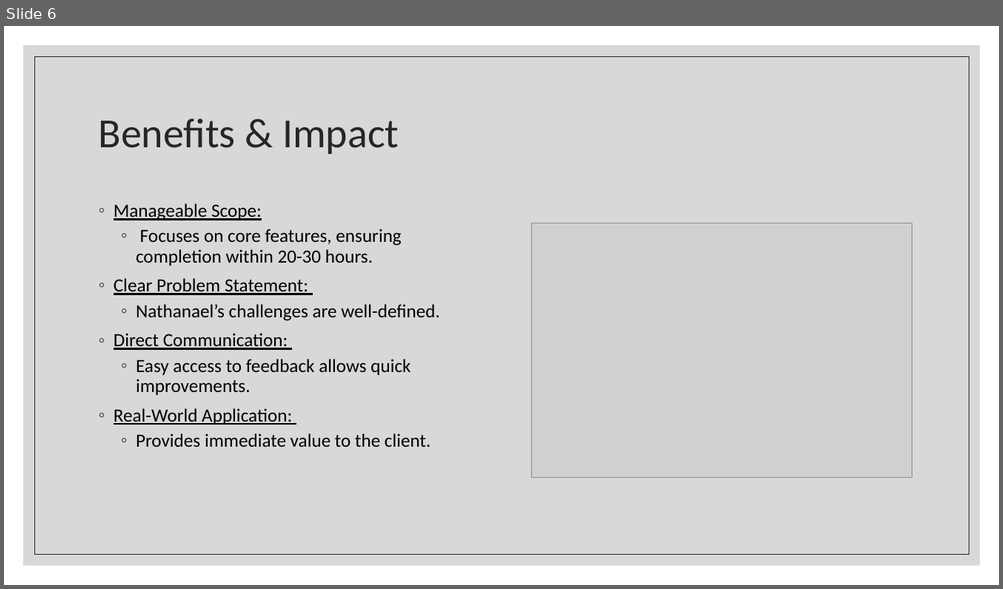
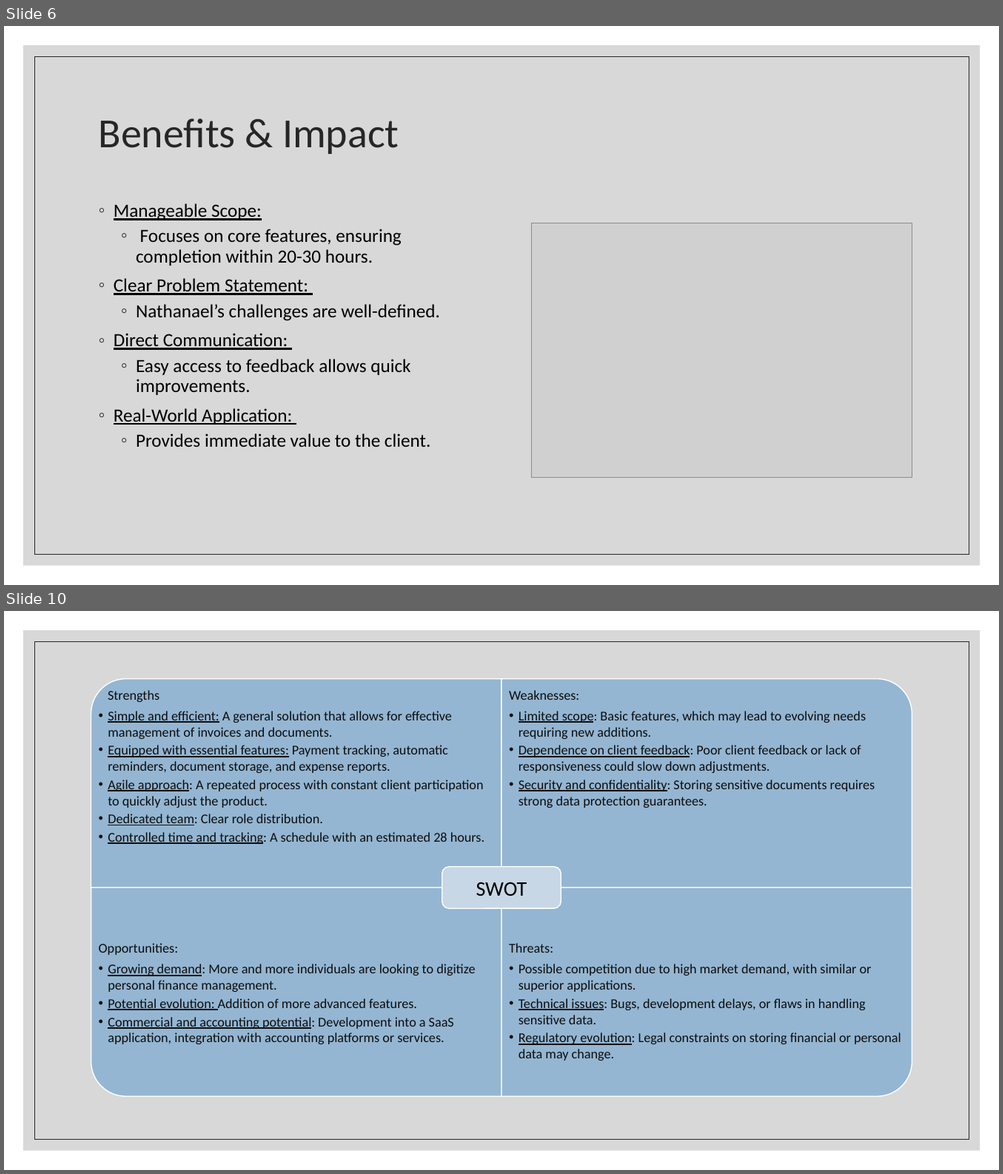
Before and after one commit to MrPlouf/DIP392-Locotion, a slide deck: project_docs/LOCOTION_Presentation.pptx. Shown one above the other, each under a label of ours: slide 6 before the commit, slides 6 and 10 after it; the slides between them are not shown. The pictures are 1003x589 and 1003x1174 pixels, drawn with LibreOffice and Linux fonts; fonts in the diff are those of the drawing; grey boxes stand for pictures. Boxes give left, top, right and bottom in pixels: in the first picture for what was removed or moved away, otherwise in the second. Text is boxed around its words. In the diff, an @@ line names an element or a change of style, - is before the commit and + after.

```diff
--- a/project_docs/LOCOTION_Presentation.pptx
+++ b/project_docs/LOCOTION_Presentation.pptx
@@ slide 10 added at box(4, 611, 999, 1170), background #FFFFFF; not listed: 2 template elements that a slide beside it also shows @@
@@ group added at box(91, 679, 912, 1096): 5 texts, 4 round rects, 1 rounded rectangle @@
+Strengths
+  • Simple and efficient: A general solution that allows for effective management of invoices and documents.
+  • Equipped with essential features: Payment tracking, automatic reminders, document storage, and expense reports.
+  • Agile approach: A repeated process with constant client participation to quickly adjust the product.
+  • Dedicated team: Clear role distribution.
+  • Controlled time and tracking: A schedule with an estimated 28 hours.
+Weaknesses:
+  • Limited scope: Basic features, which may lead to evolving needs requiring new additions.
+  • Dependence on client feedback: Poor client feedback or lack of responsiveness could slow down adjustments.
+  • Security and confidentiality: Storing sensitive documents requires strong data protection guarantees.
+Opportunities:
+  • Growing demand: More and more individuals are looking to digitize personal finance management.
+  • Potential evolution: Addition of more advanced features.
+  • Commercial and accounting potential: Development into a SaaS application, integration with accounting platforms or services.
+Threats:
+  • Possible competition due to high market demand, with similar or superior applications.
+  • Technical issues: Bugs, development delays, or flaws in handling sensitive data.
+  • Regulatory evolution: Legal constraints on storing financial or personal data may change.
+SWOT
```
Also in this commit, not shown: 4 slides changed, 1 other slide added.
